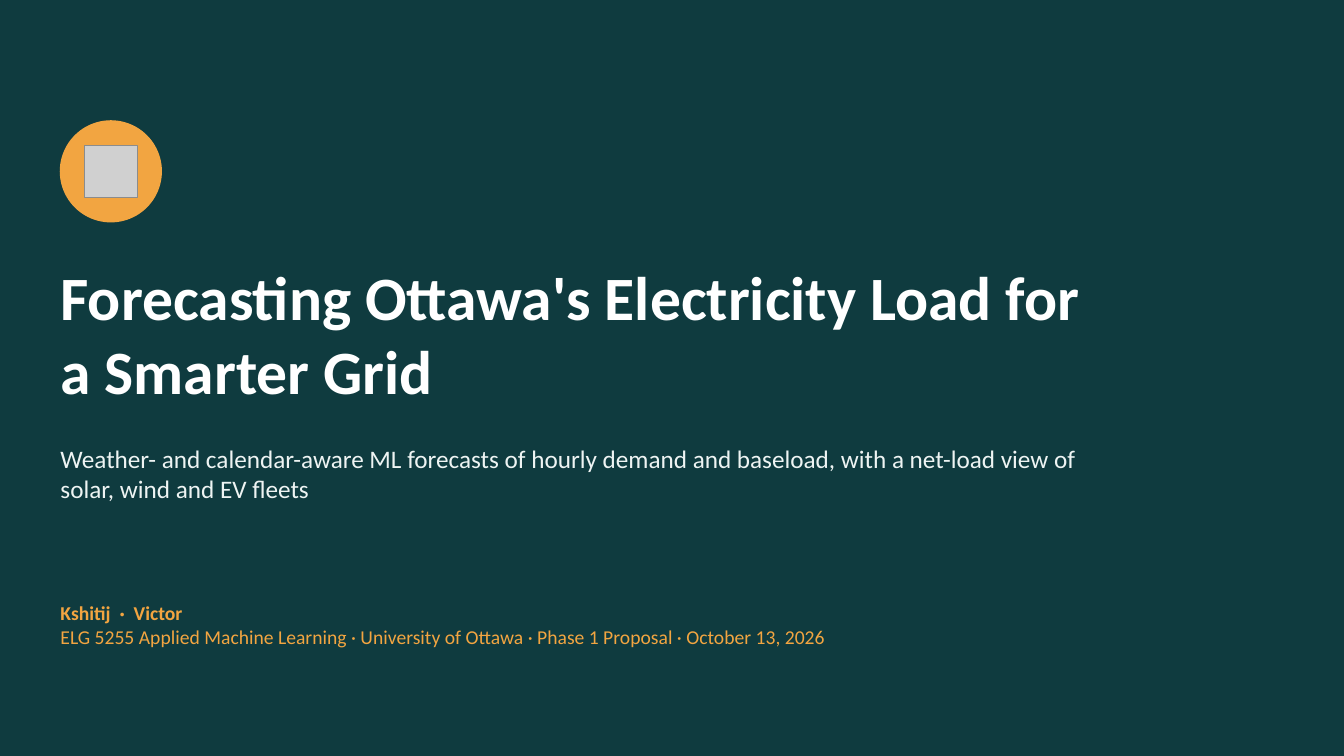
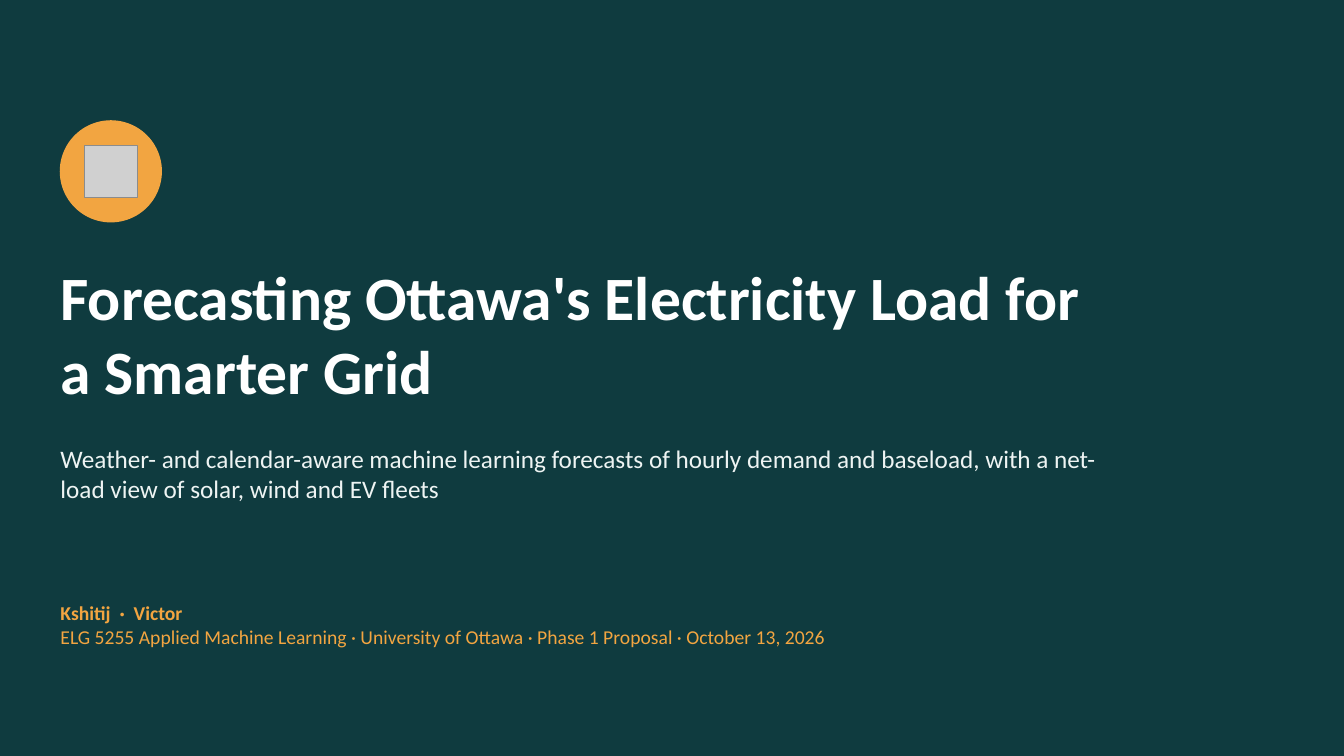
Before and after one commit to KshitijV97/smart-grid-analytics, a slide deck: slide 1 of presentation/ELG5255_Phase1_Ottawa_Load_Forecasting.pptx. Drawn at 1344x756 pixels with LibreOffice and Linux fonts; fonts in the diff are those of the drawing; grey boxes stand for pictures. Boxes give left, top, right and bottom in pixels: in the first picture for what was removed or moved away, otherwise in the second. Text is boxed around its words. In the diff, an @@ line names an element or a change of style, - is before the commit and + after.

```diff
--- a/presentation/ELG5255_Phase1_Ottawa_Load_Forecasting.pptx
+++ b/presentation/ELG5255_Phase1_Ottawa_Load_Forecasting.pptx
@@ text at (60,450,1095,501): text changed @@
-Weather- and calendar-aware ML forecasts of hourly demand and baseload, with a net-load view of solar, wind and EV fleets
+Weather- and calendar-aware machine learning forecasts of hourly demand and baseload, with a net-load view of solar, wind and EV fleets
```
Also in this commit, not shown: 10 other slides changed, 5 other files.
